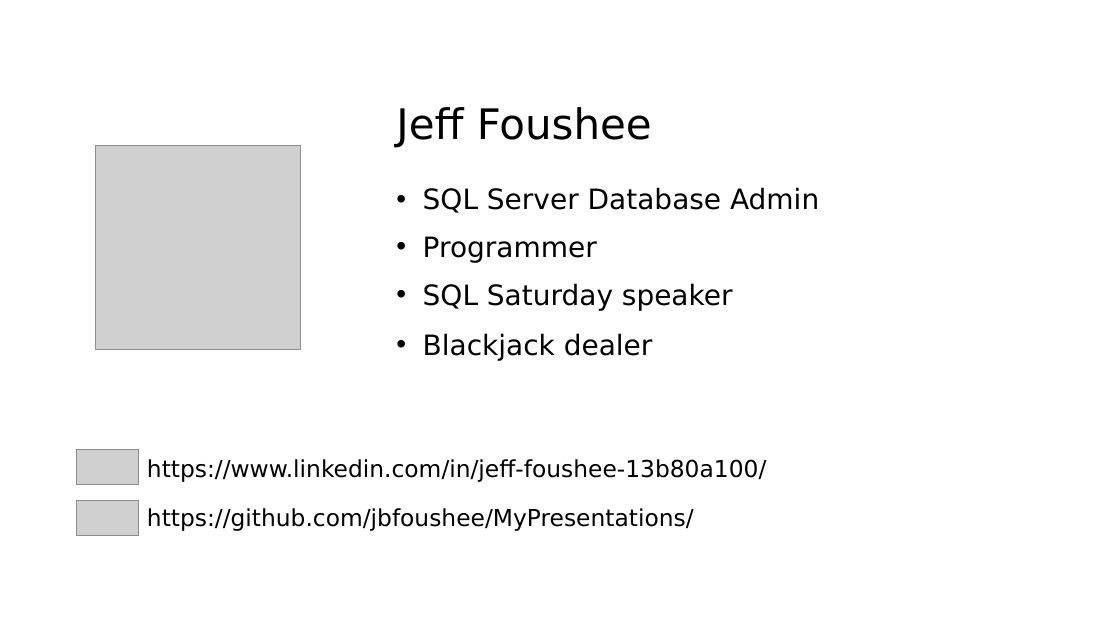
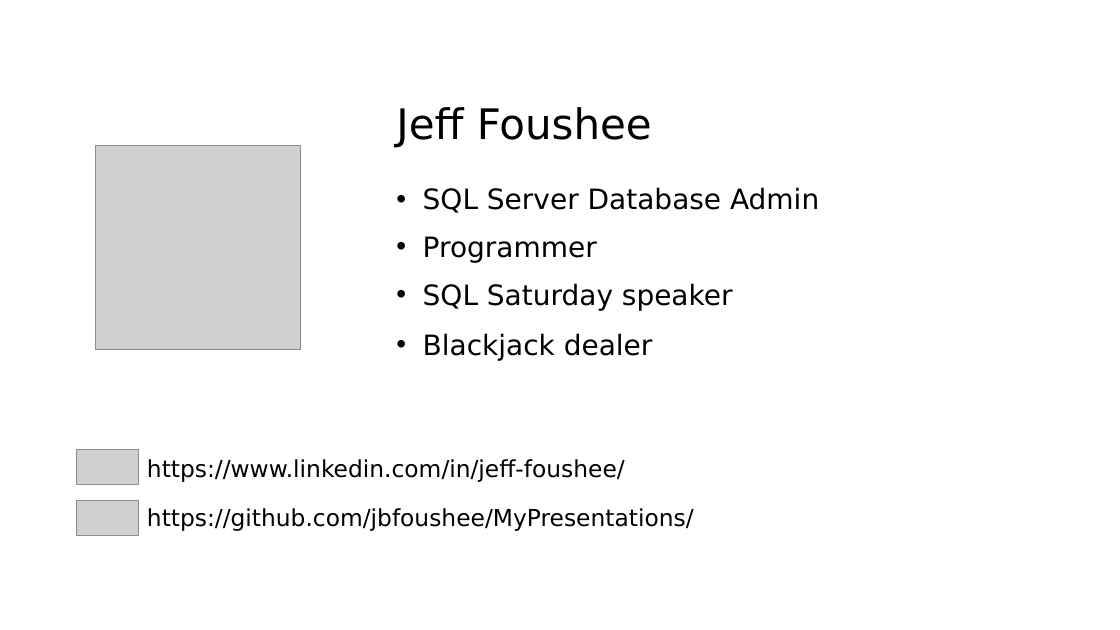
Before and after one commit to jbfoushee/MyPresentations, a slide deck: slide 8 of TSQL_JSON_Operators/TSQL_JSON_Operators.pptx. Drawn at 1120x630 pixels with LibreOffice and Linux fonts; fonts in the diff are those of the drawing; grey boxes stand for pictures. Boxes give left, top, right and bottom in pixels: in the first picture for what was removed or moved away, otherwise in the second. Text is boxed around its words. In the diff, an @@ line names an element or a change of style, - is before the commit and + after.

Commit message:
updated linkedin url

```diff
--- a/TSQL_JSON_Operators/TSQL_JSON_Operators.pptx
+++ b/TSQL_JSON_Operators/TSQL_JSON_Operators.pptx
@@ text at [147,459,625,482]: text changed @@
-https://www.linkedin.com/in/jeff-foushee-13b80a100/
+https://www.linkedin.com/in/jeff-foushee/
```
Also in this commit, not shown: 13 other slides changed, 3 slides added, 9 other files.
